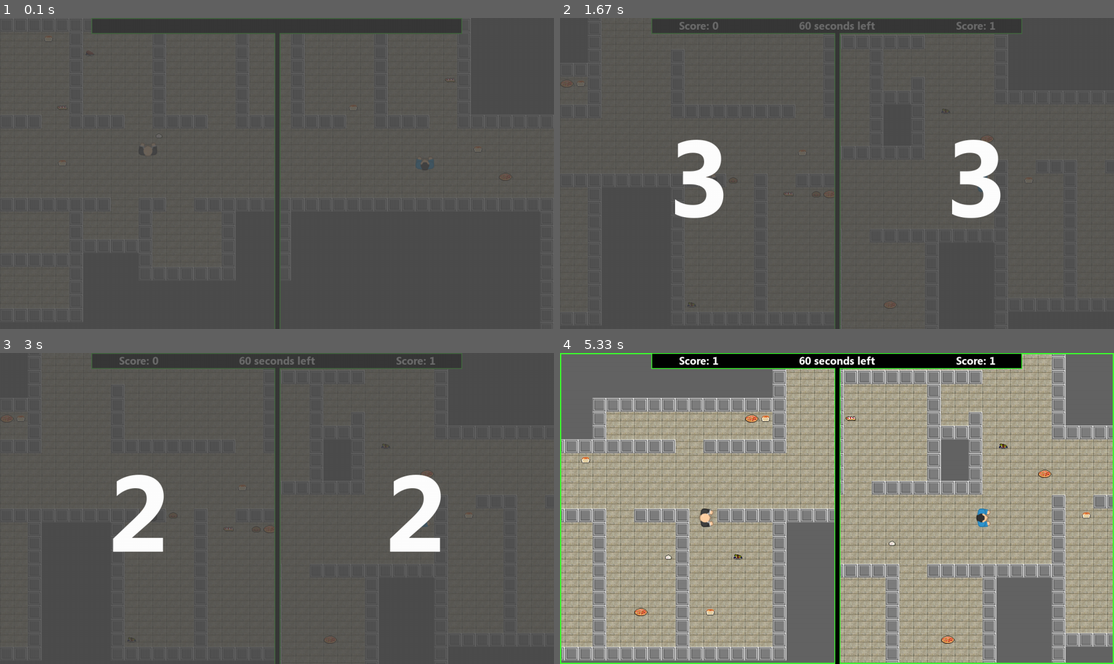
Above: before the commit, frames 1-4 (two rows, left to right).
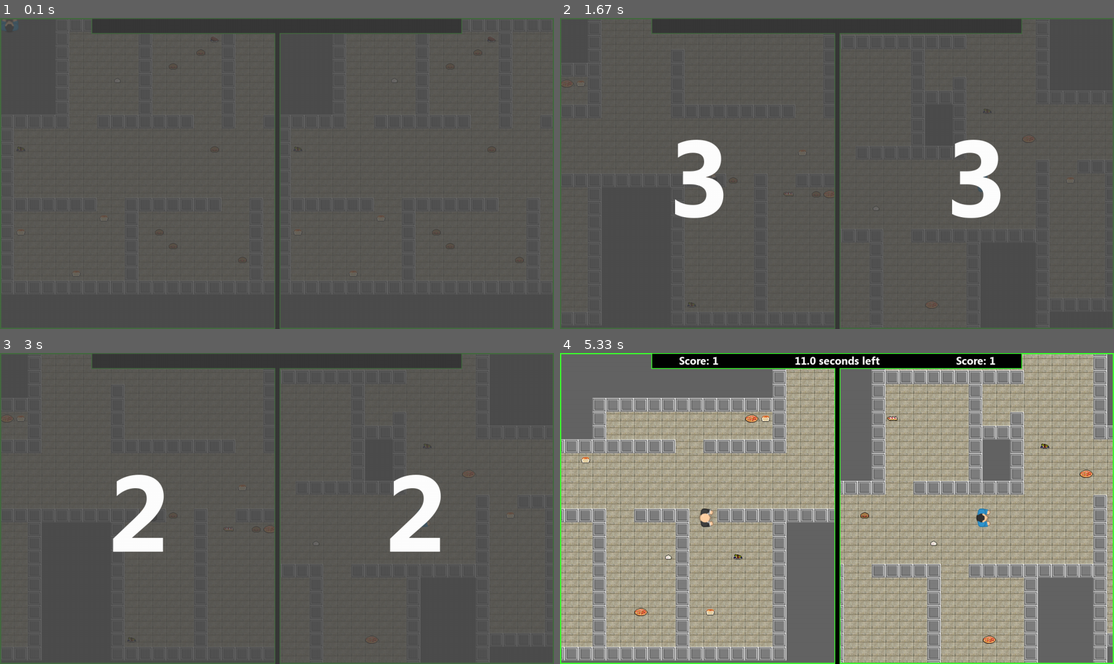
Above: after the commit, the same moments.

Repository: bly852/food-wars
Game: pygame game, started from game.py
Same seed, same stepped clock (60 frames per second), same inputs: the game is played once before the commit and once after it.
Inputs:
- Up to frame 1 (0.1 s): no input
- Up to frame 2 (1.67 s): hold Right from 1.33 s (still down)
- Up to frame 3 (3 s): release Right at 1.8 s
- Up to frame 4 (5.33 s): hold Left 4.63-5.1 s; hold A 4.63-5.1 s; hold Right from 5.13 s (still down); hold D from 5.13 s (still down)

The runs differ from the first frame. In frame 1, 1.1% of the frame differs, in the area x 0-100%, y 0-100%; in frame 2, 1.0%; in frame 3, 1.0%; in frame 4, 17%, in the area x 42-100%, y 0-100%.

Commit message:
Timer Update

Diff:
--- a/game.py
+++ b/game.py
@@ -177,10 +177,6 @@
         part of the game loop - draws the new sprite positions and text to the
         screen
         """
-        # updates window caption with current FPS
-        pygame.display.set_caption(
-            "{} | FPS: {:.0f}".format(title, self.fpsClock.get_fps()))
-
         # wipes both cameras and fills with light grey
         self.player1_cam.fill(lightgrey)
         self.player2_cam.fill(lightgrey)
@@ -206,12 +202,29 @@
         pygame.draw.line(self.screen, black, (self.screen_width / 2, 2), (self.screen_width / 2, self.screen_height), 10)
         pygame.draw.rect(self.screen, black, ((self.screen_width / 4) - (self.screen_width / 12), 2, self.screen_width - (self.screen_width / 4) - (self.screen_width / 12), 33))
 
-        # draws time left to the screen
-        self.draw_text('{} seconds left'.format(time_limit - (int(self.elapsed_time))), self.default_font_bold, 25, white, self.screen_width / 2, 17, align='center')
-
-        # draws player score to the screen
-        self.draw_text('Score: {}'.format(self.player1.score), self.default_font_bold, 25, white, self.screen_width / 4, 17, align='center')
-        self.draw_text('Score: {}'.format(self.player2.score), self.default_font_bold, 25, white, self.screen_width - (self.screen_width / 4), 17, align='center')
+        if self.splashscreen == False:
+            # updates window caption with current FPS
+            pygame.display.set_caption(
+                "{} | FPS: {:.0f}".format(title, self.fpsClock.get_fps()))
+
+            # draws time left to the screen
+            time_left = round((time_limit - self.elapsed_time), 2)
+            # draws Times up when the timer is finished
+            if time_left <= 0:
+                self.draw_text("Time's Up!", self.default_font_bold, 25, red, self.screen_width / 2, 17, align='center')
+            # draws the timer in red when it is under 10
+            elif time_left < 10:
+                # adds a 0 to the end of the time when less than 3 digits (e.g. 1.3)
+                if len(str(time_left)) == 3:
+                    time_left = str(time_left) + '0'
+                self.draw_text('{} seconds left'.format(time_left), self.default_font_bold, 25, red, self.screen_width / 2, 17, align='center')
+            # draws the timer to the nearest tenth decimal
+            else:
+                self.draw_text('{} seconds left'.format(round(time_left, 1)), self.default_font_bold, 25, white, self.screen_width / 2, 17, align='center')
+
+            # draws player score to the screen
+            self.draw_text('Score: {}'.format(self.player1.score), self.default_font_bold, 25, white, self.screen_width / 4, 17, align='center')
+            self.draw_text('Score: {}'.format(self.player2.score), self.default_font_bold, 25, white, self.screen_width - (self.screen_width / 4), 17, align='center')
 
     def events(self):
         """
@@ -244,23 +257,11 @@
         """
         shows the games start screen
         """
+        # tells the game rest of the game that it is at splashscreen
+        self.splashscreen = True
         # creates a new game instance and fills the background with it
         self.new()
-        self.all_sprites.update()
-        self.camera1.update(self.player1)
-        self.camera2.update(self.player2)
-        self.player1_cam.fill(lightgrey)
-        self.player2_cam.fill(lightgrey)
-        for sprite in self.all_sprites:
-            self.player1_cam.blit(sprite.image, self.camera1.apply(sprite))
-        for sprite in self.all_sprites:
-            self.player2_cam.blit(sprite.image, self.camera2.apply(sprite))
-        self.screen.blit(self.player1_cam, (0, 0))
-        self.screen.blit(self.player2_cam, (self.screen_width / 2, 0))
-        pygame.draw.line(self.screen, gui_accent_colour, (self.screen_width / 2, 0), (self.screen_width / 2, self.screen_height), 14)
-        pygame.draw.rect(self.screen, gui_accent_colour, ((self.screen_width / 4) - (self.screen_width / 12) - 2, 0, self.screen_width - (self.screen_width / 4) - (self.screen_width / 12) + 4, 37))
-        pygame.draw.line(self.screen, black, (self.screen_width / 2, 2), (self.screen_width / 2, self.screen_height), 10)
-        pygame.draw.rect(self.screen, black, ((self.screen_width / 4) - (self.screen_width / 12), 2, self.screen_width - (self.screen_width / 4) - (self.screen_width / 12), 33))
+        self.draw()
 
         # covers the screen in a transparent grey layer
         self.screen.blit(self.game_over, (0, 0))
@@ -268,7 +269,7 @@
 
         # draws splash screen buttons
 
-        self.splashscreen = True
+
 
         # flips final screen to display
         pygame.display.flip()
@@ -336,31 +337,9 @@
     def countdown(self):
         start_time = time.time()
         counting = True
-        if not self.splashscreen:
-            self.update()
+        self.update()
         while counting:
-            if self.splashscreen == True:
-                self.all_sprites.update()
-                self.camera1.update(self.player1)
-                self.camera2.update(self.player2)
-                self.player1_cam.fill(lightgrey)
-                self.player2_cam.fill(lightgrey)
-                for sprite in self.all_sprites:
-                    self.player1_cam.blit(sprite.image, self.camera1.apply(sprite))
-                for sprite in self.all_sprites:
-                    self.player2_cam.blit(sprite.image, self.camera2.apply(sprite))
-                self.screen.blit(self.player1_cam, (0, 0))
-                self.screen.blit(self.player2_cam, (self.screen_width / 2, 0))
-                pygame.draw.line(self.screen, gui_accent_colour, (self.screen_width / 2, 0), (self.screen_width / 2, self.screen_height), 14)
-                pygame.draw.rect(self.screen, gui_accent_colour, ((self.screen_width / 4) - (self.screen_width / 12) - 2, 0, self.screen_width - (self.screen_width / 4) - (self.screen_width / 12) + 4, 37))
-                pygame.draw.line(self.screen, black, (self.screen_width / 2, 2), (self.screen_width / 2, self.screen_height), 10)
-                pygame.draw.rect(self.screen, black, ((self.screen_width / 4) - (self.screen_width / 12), 2, self.screen_width - (self.screen_width / 4) - (self.screen_width / 12), 33))
-                self.draw_text('{} seconds left'.format(time_limit), self.default_font_bold, 25, white, self.screen_width / 2, 17, align='center')
-                self.draw_text('Score: {}'.format(self.player1.score), self.default_font_bold, 25, white, self.screen_width / 4, 17, align='center')
-                self.draw_text('Score: {}'.format(self.player2.score), self.default_font_bold, 25, white, self.screen_width - (self.screen_width / 4), 17, align='center')
-            else:
-                self.draw()
-
+            self.draw()
             self.screen.blit(self.game_over, (0, 0))
 
             if time.time() - start_time <= 1:
@@ -386,7 +365,6 @@
 
             elif time.time() - start_time >=3:
                 counting = False
-            self.fpsClock.tick(fps)
             pygame.display.flip()
 
 
--- a/settings.py
+++ b/settings.py
@@ -24,7 +24,7 @@
 width, height = 1280, 720
 fps = 120  # fps limit
 title = 'Food Wars'
-time_limit = 60  # game time limit in seconds
+time_limit = 15  # game time limit in seconds
 gui_accent_colour = green
 
 
Not shown, changed: CHANGELOG.md
